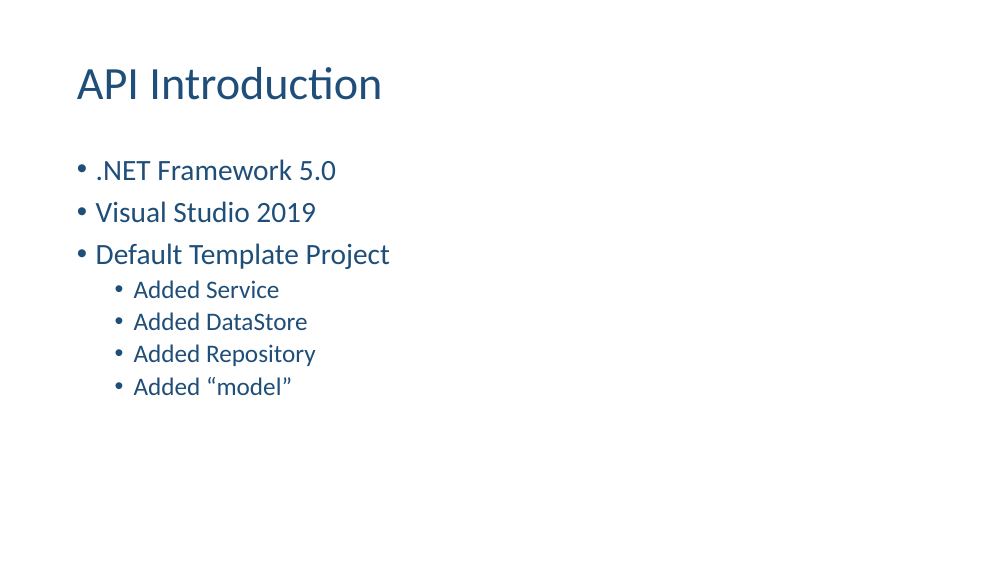
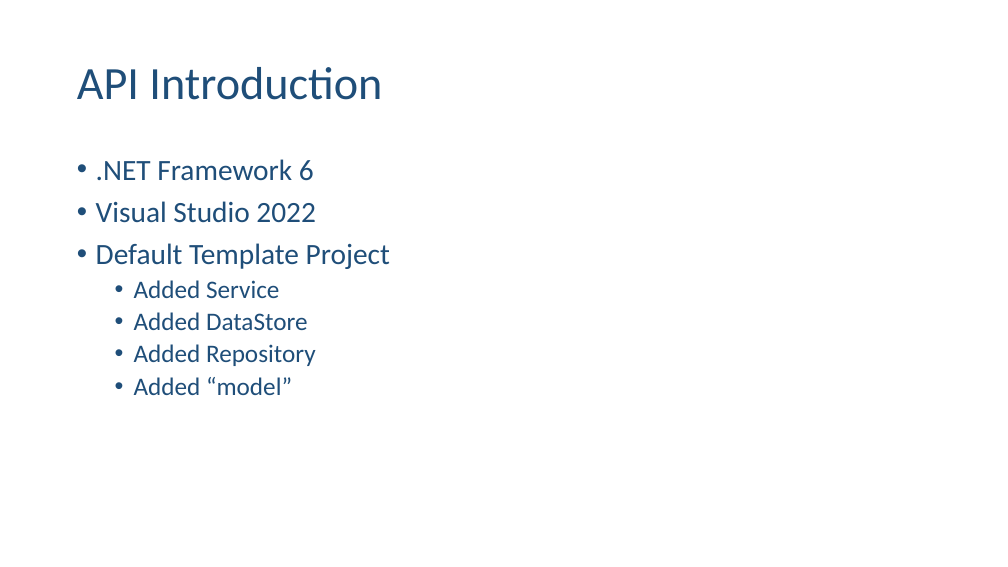
Before and after one commit to ehennis/Blog, a slide deck: slide 6 of WebApplicationFactory/NebraskaCode.pptx. Drawn at 1008x567 pixels with LibreOffice and Linux fonts; fonts in the diff are those of the drawing. Boxes give left, top, right and bottom in pixels: in the first picture for what was removed or moved away, otherwise in the second. Text is boxed around its words. In the diff, an @@ line names an element or a change of style, - is before the commit and + after.

```diff
--- a/WebApplicationFactory/NebraskaCode.pptx
+++ b/WebApplicationFactory/NebraskaCode.pptx
@@ text at (x1=96, y1=159, x2=316, y2=223): text changed @@
-• .NET Framework 5.0
-• Visual Studio 2019
+• .NET Framework 6
+• Visual Studio 2022
```
Also in this commit, not shown: 6 other slides changed, 3 other files.
